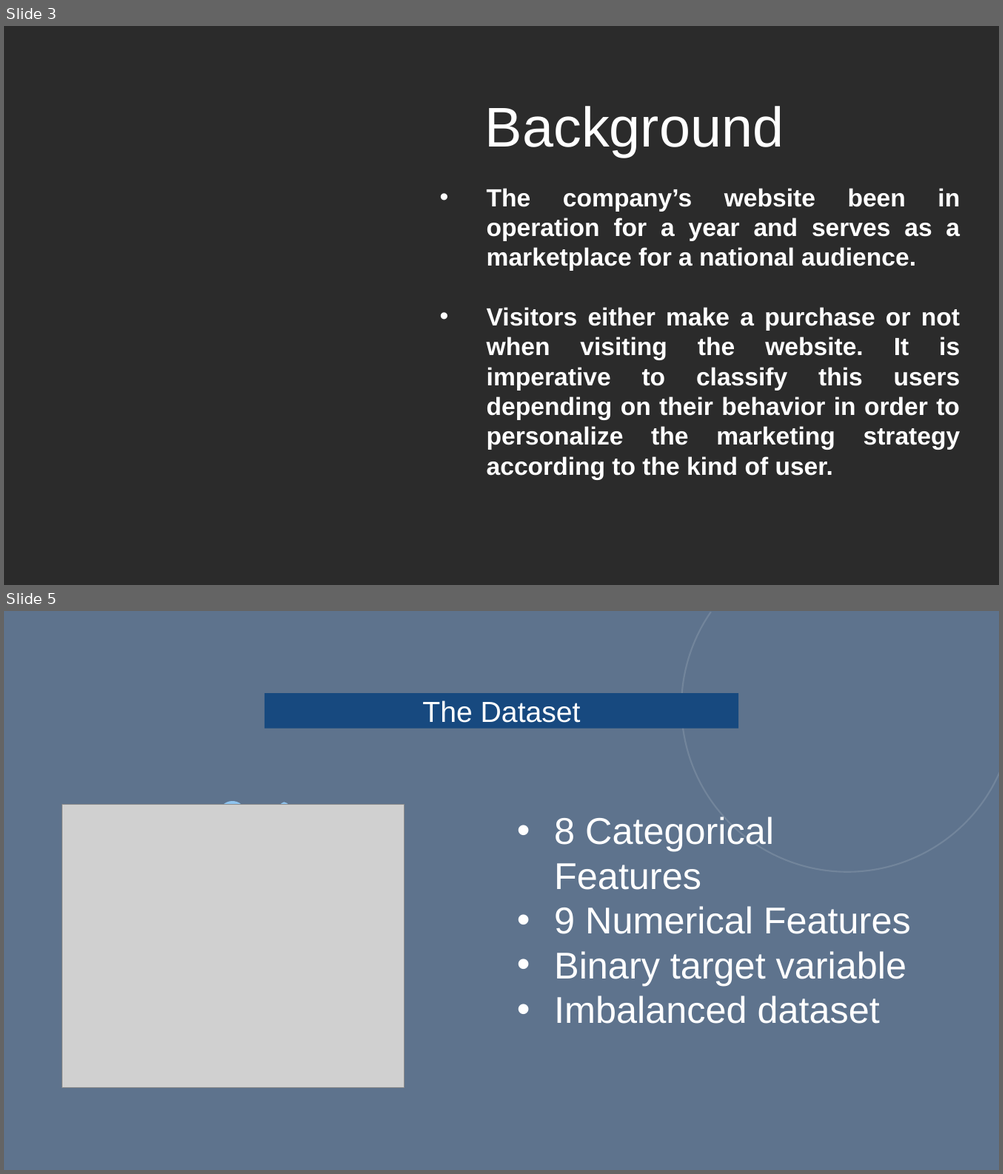
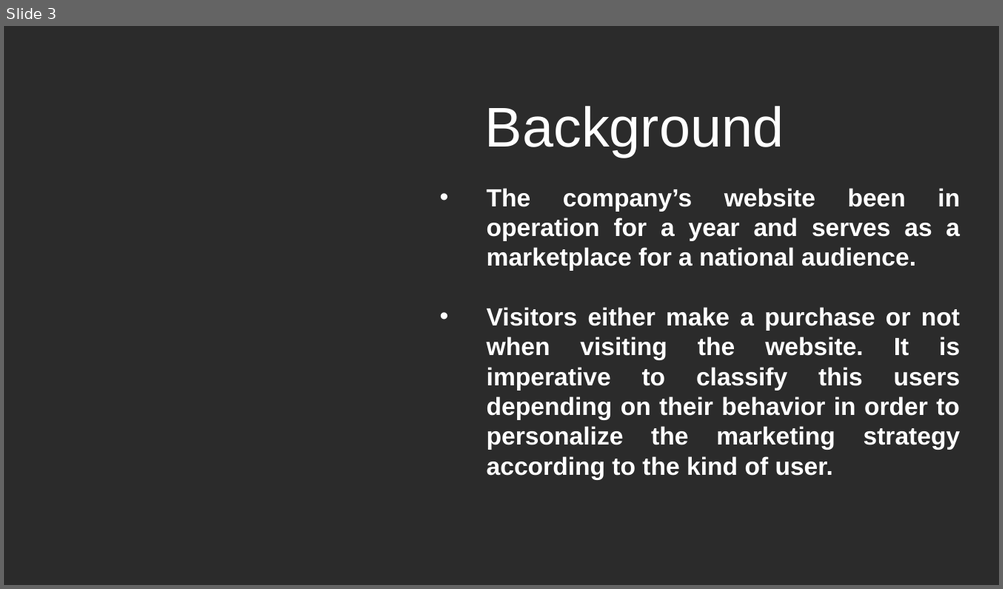
Before and after one commit to a123priya/dsc-mod-5-project-online-ds-pt-021119, a slide deck: presentation.pptx. Shown one above the other, each under a label of ours: slides 3 and 5 before the commit, slide 3 after it; the slides between them are not shown. The pictures are 1003x1174 and 1003x589 pixels, drawn with LibreOffice and Linux fonts; fonts in the diff are those of the drawing; grey boxes stand for pictures; background and template pictures are left out; a plain dark background stands for a picture behind light text. Boxes give left, top, right and bottom in pixels: in the first picture for what was removed or moved away, otherwise in the second. Text is boxed around its words. In the diff, an @@ line names an element or a change of style, - is before the commit and + after.

```diff
--- a/presentation.pptx
+++ b/presentation.pptx
@@ slide 5 removed at (4, 611, 999, 1170), background picture (left out) @@
@@ rectangle removed at (4, 611, 999, 1170) @@
@@ arc (boxed as its full ellipse) removed at (681, 611, 999, 872) @@
@@ rectangle removed at (264, 693, 738, 728) @@
-The Dataset
@@ freeform shape removed at (37, 742, 429, 1134) @@
@@ picture removed at (62, 804, 404, 1088) @@
@@ text removed at (554, 817, 910, 1024) @@
-• 8 Categorical Features
-• 9 Numerical Features
-• Binary target variable
-• Imbalanced dataset
```
Also in this commit, not shown: 4 slides changed, 6 slides added, 4 other slides removed, 4 other files.
